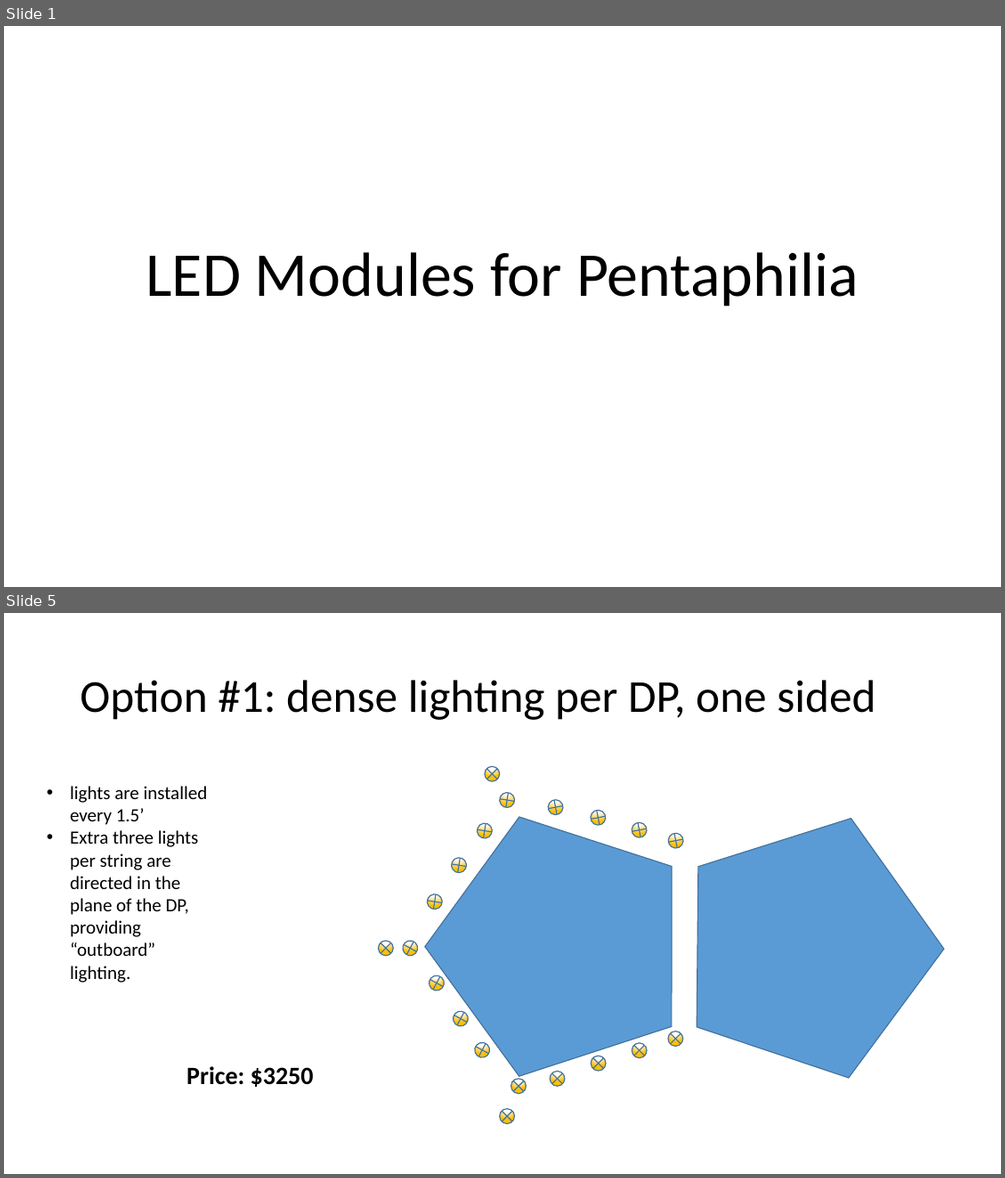
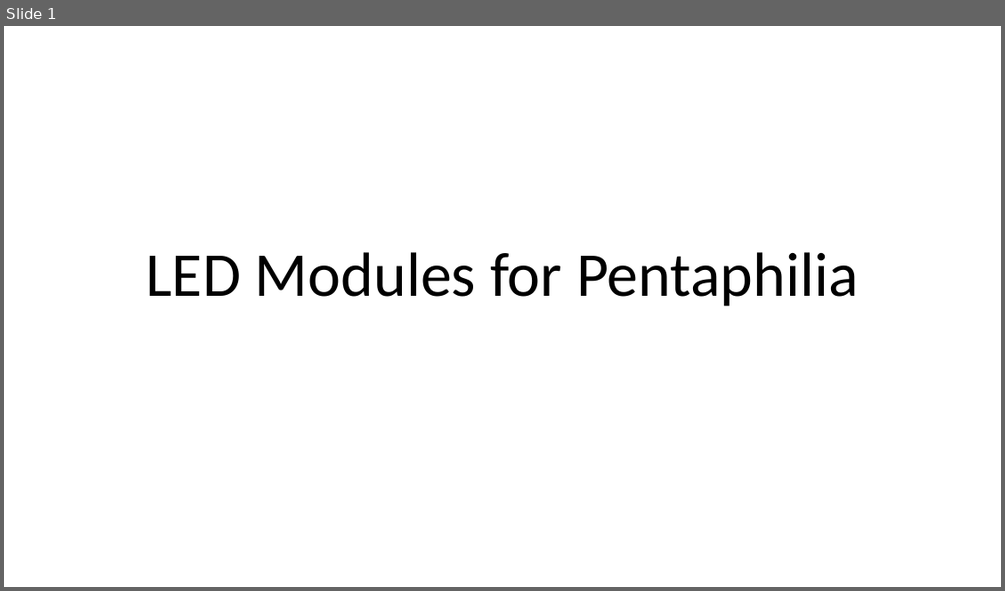
Before and after one commit to the-magister/pentaphilia, a slide deck: LED Modules for Pentaphilia.pptx. Shown one above the other, each under a label of ours: slides 1 and 5 before the commit, slide 1 after it; the slides between them are not shown. The pictures are 1005x1178 and 1005x591 pixels, drawn with LibreOffice and Linux fonts; fonts in the diff are those of the drawing. Boxes give left, top, right and bottom in pixels: in the first picture for what was removed or moved away, otherwise in the second. Text is boxed around its words. In the diff, an @@ line names an element or a change of style, - is before the commit and + after.

Commit message:
post lighting test 20 Mar 2017

```diff
--- a/LED Modules for Pentaphilia.pptx
+++ b/LED Modules for Pentaphilia.pptx
@@ slide 5 removed at <box>4,613,1001,1174</box>, background #FFFFFF @@
@@ title removed at <box>80,680,875,720</box> @@
-Option #1: dense lighting per DP, one sided
@@ pentagon removed at <box>396,762,747,1116</box> @@
@@ flow chart summing junction removed at <box>485,766,500,781</box> @@
@@ text removed at <box>70,786,208,982</box> @@
-• lights are installed every 1.5’
-• Extra three lights per string are directed in the plane of the DP, providing “outboard” lighting.
@@ group removed at <box>545,797,686,851</box>: 4 flow chart summing junctions @@
@@ pentagon removed at <box>650,778,973,1094</box> @@
@@ group removed at <box>424,789,518,912</box>: 4 flow chart summing junctions @@
@@ flow chart summing junction removed at <box>379,941,394,956</box> @@
@@ group removed at <box>401,939,492,1059</box>: 4 flow chart summing junctions @@
@@ flow chart summing junction removed at <box>668,1031,683,1046</box> @@
@@ text removed at <box>186,1066,314,1086</box> @@
-Price: $3250
@@ flow chart summing junction removed at <box>591,1055,606,1070</box> @@
@@ flow chart summing junction removed at <box>632,1043,647,1058</box> @@
@@ flow chart summing junction removed at <box>511,1078,526,1093</box> @@
@@ flow chart summing junction removed at <box>550,1070,565,1086</box> @@
@@ flow chart summing junction removed at <box>500,1109,515,1124</box> @@
```
Also in this commit, not shown: 5 slides added, 6 other slides removed, 3 other files.
